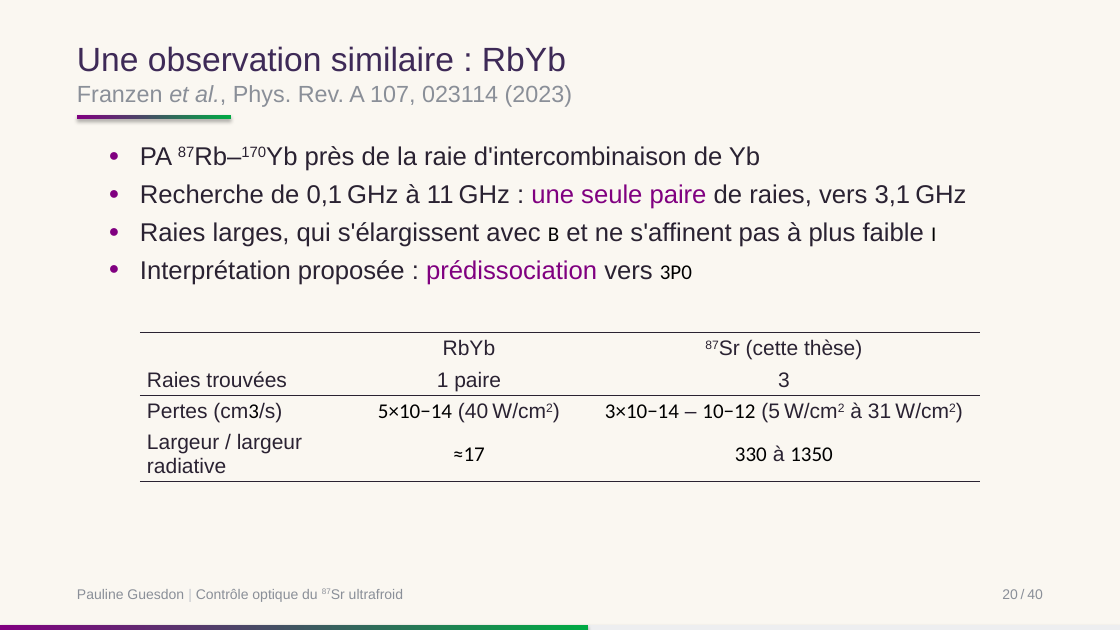
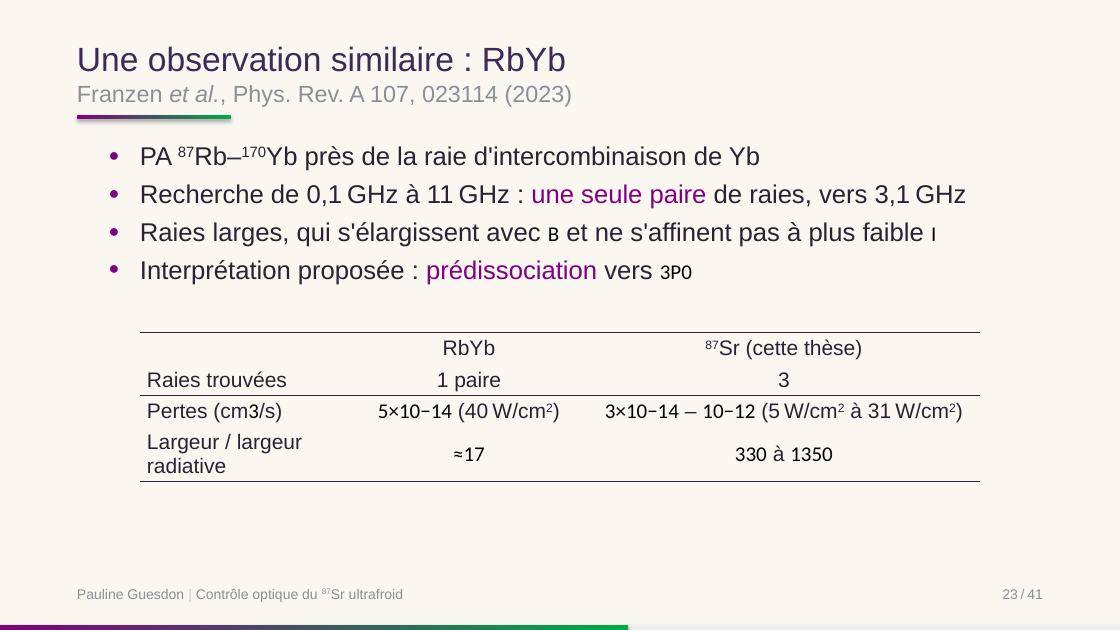
Before and after one commit to PaulineGuesdon/Inchallah-lui-il-marche, a slide deck: slide 27 of Soutenance/soutenance.pptx (slide 25 before the commit). Drawn at 1120x630 pixels with LibreOffice and Linux fonts; fonts in the diff are those of the drawing. Boxes give left, top, right and bottom in pixels: in the first picture for what was removed or moved away, otherwise in the second. Text is boxed around its words. In the diff, an @@ line names an element or a change of style, - is before the commit and + after.

```diff
--- a/Soutenance/soutenance.pptx
+++ b/Soutenance/soutenance.pptx
@@ text at (1002,589,1043,599): text changed @@
-20 / 40
+23 / 41
@@ rectangle: place and size @@
-rectangle at (0,625,588,630)
+rectangle at (0,625,628,630)
```
Also in this commit, not shown: 36 other slides changed, 4 slides added, 2 slides removed.
